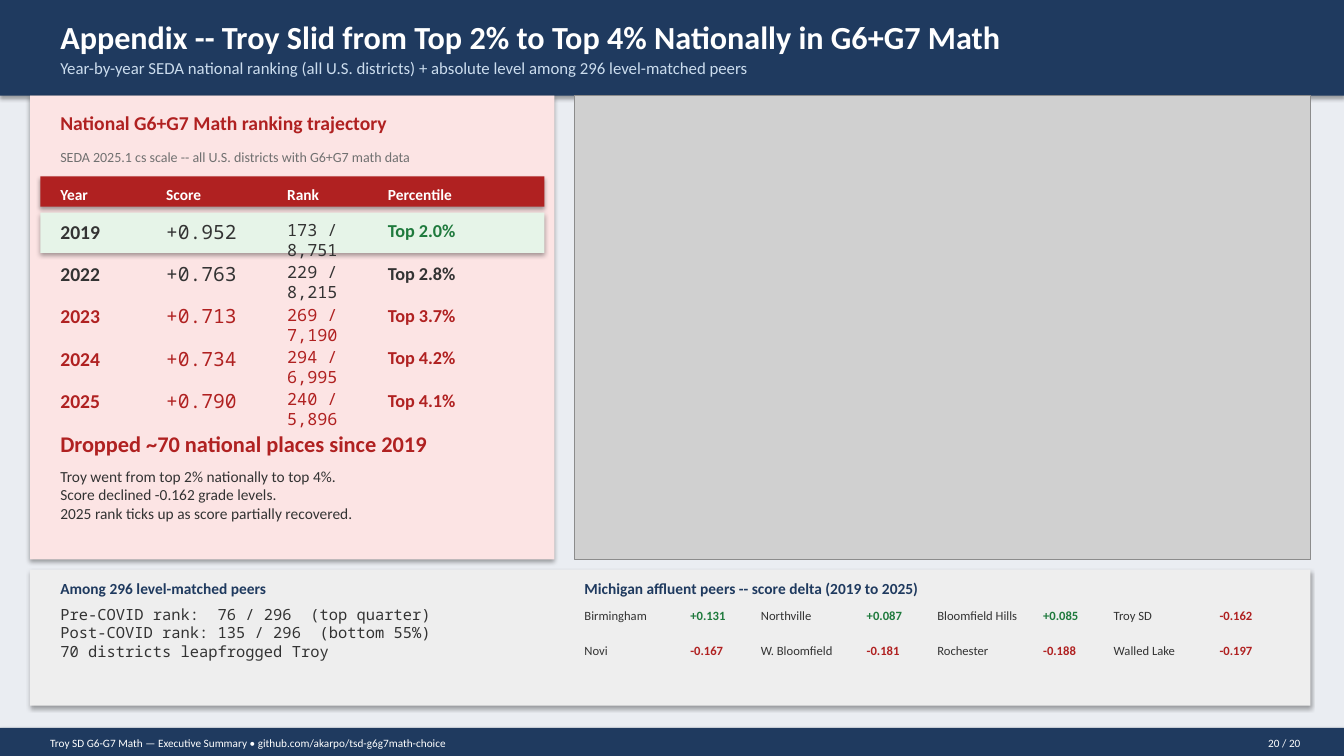
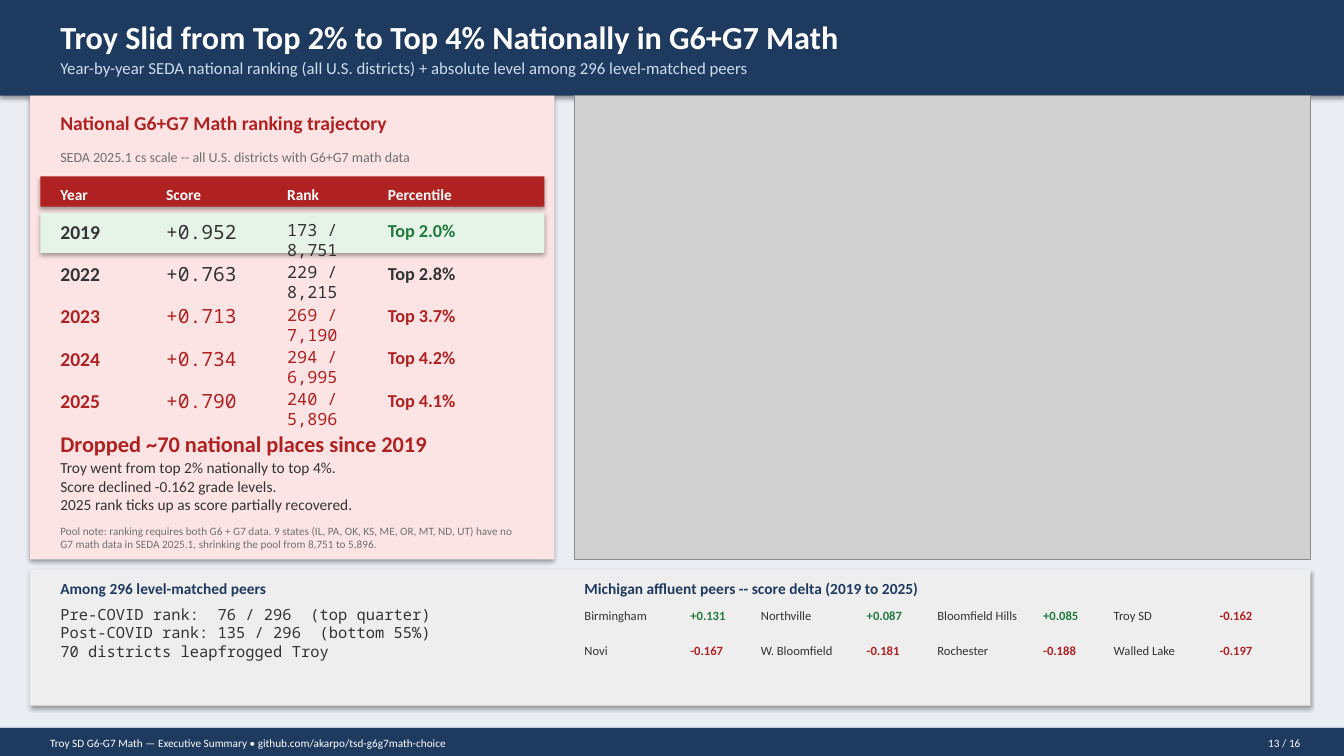
Before and after one commit to akarpo/tsd-g6g7math-choice, a slide deck: slide 13 of deck/Troy_G6G7_Math_Executive_Summary.pptx (slide 20 before the commit). Drawn at 1344x756 pixels with LibreOffice and Linux fonts; fonts in the diff are those of the drawing; grey boxes stand for pictures. Boxes give left, top, right and bottom in pixels: in the first picture for what was removed or moved away, otherwise in the second. Text is boxed around its words. In the diff, an @@ line names an element or a change of style, - is before the commit and + after.

```diff
--- a/deck/Troy_G6G7_Math_Executive_Summary.pptx
+++ b/deck/Troy_G6G7_Math_Executive_Summary.pptx
@@ text at (60,26,838,54): text changed @@
-Appendix -- Troy Slid from Top 2% to Top 4% Nationally in G6+G7 Math
+Troy Slid from Top 2% to Top 4% Nationally in G6+G7 Math
@@ text "Troy went from top 2% ...": place and size @@
-text "Troy went from top 2% ..." at (60,471,352,522)
+text "Troy went from top 2% ..." at (60,462,352,513)
@@ text added at (60,527,512,550), 8 pt, text #707070 @@
+Pool note: ranking requires both G6 + G7 data. 9 states (IL, PA, OK, KS, ME, OR, MT, ND, UT) have no G7 math data in SEDA 2025.1, shrinking the pool from 8,751 to 5,896.
@@ text at (1268,739,1300,747): text changed @@
-20 / 20
+13 / 16
```
Also in this commit, not shown: 15 other slides changed, 4 slides removed, 21 other files.
